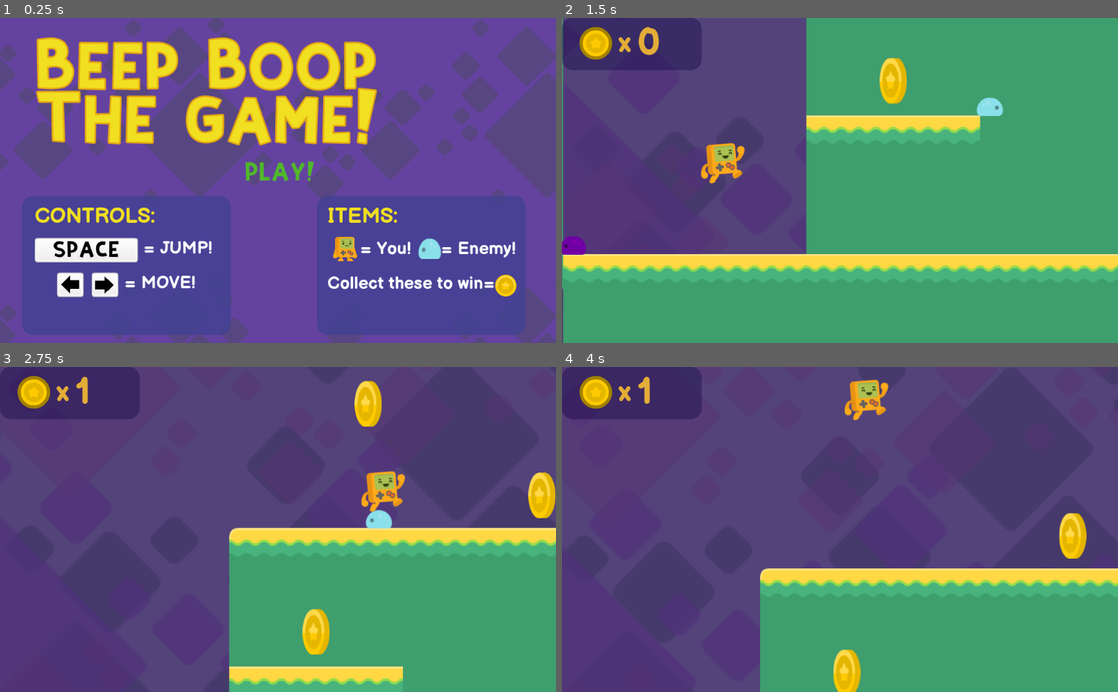
Above: before the commit, frames 1-4 (two rows, left to right).
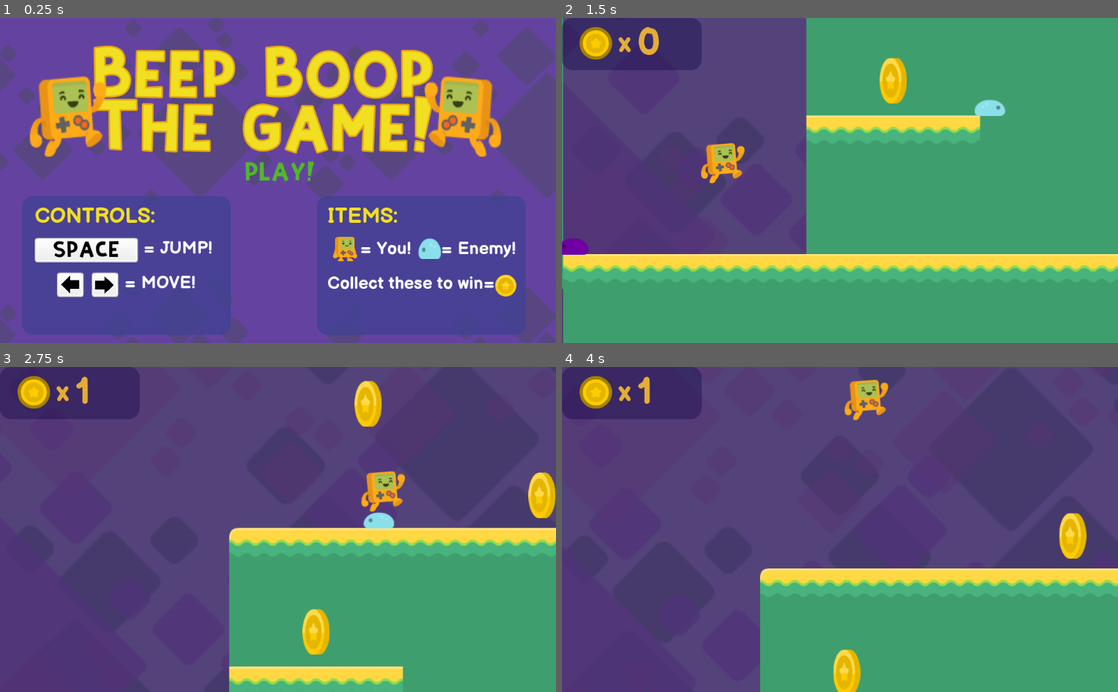
Above: after the commit, the same moments.

Repository: SusieValdez/Beep-Boop-The-Game
Game: Godot game, scene res://HUD/TitleMenu.tscn
Two runs of this game, one before a commit and one after it. Both use one fixed random seed, a clock stepped at 60 frames per second and the inputs below.
Inputs:
- Up to frame 1 (0.25 s): no input
- Up to frame 2 (1.5 s): click "PLAY!" at 0.5 s; hold Right (right) from 1.28 s (still down); tap Space (jump) at 1.35 s
- Up to frame 3 (2.75 s): keep holding Right (right); tap Space (jump) at 1.52, 1.82, 2.1, 2.27, 2.57 s
- Up to frame 4 (4 s): release Right (right) at 2.78 s; hold Left (left) 2.78-3.53 s; tap Space (jump) at 2.85, 3.6, 3.77 s; hold Right (right) from 3.53 s (still down)

The runs differ from the first frame. In frame 1, 19% of the frame differs, in the area x 5-91%, y 5-43%; in frame 2, 0.1%; in frame 3, less than 0.1%; in frame 4, nothing differs.

Commit message:
Add sound effects and background music

Diff:
--- a/HUD/GameOver.tscn
+++ b/HUD/GameOver.tscn
@@ -1,8 +1,9 @@
-[gd_scene load_steps=6 format=2]
+[gd_scene load_steps=7 format=2]
 
 [ext_resource path="res://fonts/BalsamiqSans-Bold.ttf" type="DynamicFontData" id=1]
 [ext_resource path="res://fonts/KiriFont.ttf" type="DynamicFontData" id=2]
 [ext_resource path="res://HUD/MainMenu.gd" type="Script" id=3]
+[ext_resource path="res://sound/Swinging Pants.ogg" type="AudioStream" id=4]
 
 [sub_resource type="DynamicFont" id=1]
 size = 120
@@ -53,4 +54,9 @@
 "_edit_use_anchors_": false
 }
 
+[node name="AudioStreamPlayer" type="AudioStreamPlayer" parent="."]
+stream = ExtResource( 4 )
+volume_db = -12.0
+autoplay = true
+
 [connection signal="pressed" from="MainMenuButton" to="MainMenuButton" method="_on_MainMenuButton_pressed"]
--- a/HUD/HUD.gd
+++ b/HUD/HUD.gd
@@ -8,6 +8,6 @@
 func _on_coin_collected():
 	coins = coins + 1
 	_ready()
-	if coins == 3:
+	if coins == 9:
 # warning-ignore:return_value_discarded
 		get_tree().change_scene("res://HUD/Winner.tscn")
--- a/HUD/TitleMenu.tscn
+++ b/HUD/TitleMenu.tscn
@@ -10,6 +10,8 @@
 [ext_resource path="res://HUD/grey_button13.png" type="Texture" id=8]
 [ext_resource path="res://background/set2_tiles.png" type="Texture" id=9]
 [ext_resource path="res://HUD/PlayButton.gd" type="Script" id=10]
+[ext_resource path="res://sound/Swinging Pants.ogg" type="AudioStream" id=11]
+[ext_resource path="res://player/platformChar_jump.png" type="Texture" id=12]
 
 [sub_resource type="DynamicFont" id=1]
 size = 95
@@ -67,10 +69,10 @@
 }
 
 [node name="Label" type="Label" parent="."]
-margin_left = 64.0
-margin_top = 49.0
-margin_right = 790.0
-margin_bottom = 254.0
+margin_left = 169.0
+margin_top = 64.0
+margin_right = 895.0
+margin_bottom = 269.0
 custom_fonts/font = SubResource( 1 )
 custom_colors/font_color = Color( 0.94902, 0.878431, 0.133333, 1 )
 text = "Beep Boop
@@ -263,4 +265,29 @@
 "_edit_use_anchors_": false
 }
 
+[node name="TitleScreenMusic" type="AudioStreamPlayer" parent="."]
+stream = ExtResource( 11 )
+volume_db = -12.0
+autoplay = true
+
+[node name="Jerry" type="TextureRect" parent="."]
+margin_left = 41.0
+margin_top = 64.0
+margin_right = 210.0
+margin_bottom = 256.0
+texture = ExtResource( 12 )
+expand = true
+__meta__ = {
+"_edit_use_anchors_": false
+}
+
+[node name="Jerry2" type="TextureRect" parent="."]
+margin_left = 768.0
+margin_top = 64.0
+margin_right = 937.0
+margin_bottom = 256.0
+texture = ExtResource( 12 )
+expand = true
+flip_h = true
+
 [connection signal="pressed" from="PlayButton" to="PlayButton" method="_on_PlayButton_pressed"]
--- a/HUD/Winner.tscn
+++ b/HUD/Winner.tscn
@@ -1,8 +1,9 @@
-[gd_scene load_steps=6 format=2]
+[gd_scene load_steps=7 format=2]
 
 [ext_resource path="res://fonts/BalsamiqSans-Bold.ttf" type="DynamicFontData" id=1]
 [ext_resource path="res://fonts/KiriFont.ttf" type="DynamicFontData" id=2]
 [ext_resource path="res://HUD/MainMenuButton.gd" type="Script" id=3]
+[ext_resource path="res://sound/Swinging Pants.ogg" type="AudioStream" id=4]
 
 [sub_resource type="DynamicFont" id=1]
 size = 170
@@ -47,4 +48,9 @@
 flat = true
 script = ExtResource( 3 )
 
+[node name="AudioStreamPlayer" type="AudioStreamPlayer" parent="."]
+stream = ExtResource( 4 )
+volume_db = -12.0
+autoplay = true
+
 [connection signal="pressed" from="MainMenuButton" to="MainMenuButton" method="_on_MainMenuButton_pressed"]
--- a/coin/Coin.gd
+++ b/coin/Coin.gd
@@ -9,6 +9,7 @@
 	animationPlayer.play("bounce")
 	emit_signal("coin_collected")
 	set_collision_mask_bit(0, false)
+	$SoundCoinCollect.play()
 
 func _on_AnimationPlayer_animation_finished(_anim_name):
 	queue_free()
--- a/coin/Coin.tscn
+++ b/coin/Coin.tscn
@@ -1,9 +1,10 @@
-[gd_scene load_steps=8 format=2]
+[gd_scene load_steps=9 format=2]
 
 [ext_resource path="res://coin/gold_2.png" type="Texture" id=1]
 [ext_resource path="res://coin/gold_3.png" type="Texture" id=2]
 [ext_resource path="res://coin/gold_1.png" type="Texture" id=3]
 [ext_resource path="res://coin/Coin.gd" type="Script" id=4]
+[ext_resource path="res://sound/powerUp2.ogg" type="AudioStream" id=5]
 
 [sub_resource type="CircleShape2D" id=1]
 radius = 47.1429
@@ -48,5 +49,9 @@
 [node name="AnimationPlayer" type="AnimationPlayer" parent="."]
 anims/bounce = SubResource( 3 )
 
+[node name="SoundCoinCollect" type="AudioStreamPlayer" parent="."]
+stream = ExtResource( 5 )
+volume_db = -8.0
+
 [connection signal="body_entered" from="." to="." method="_on_Coin_body_entered"]
 [connection signal="animation_finished" from="AnimationPlayer" to="." method="_on_AnimationPlayer_animation_finished"]
--- a/enemies/enemy.gd
+++ b/enemies/enemy.gd
@@ -41,6 +41,7 @@
 	$sides_checker.set_collision_mask_bit(0, false)
 	$Timer.start()
 	body.bounce()
+	$SoundSquash.play()
 
 
 func _on_sides_checker_body_entered(body):
--- a/enemies/enemy.tscn
+++ b/enemies/enemy.tscn
@@ -1,21 +1,22 @@
-[gd_scene load_steps=9 format=2]
+[gd_scene load_steps=10 format=2]
 
 [ext_resource path="res://enemies/slimeBlue_squashed.png" type="Texture" id=1]
 [ext_resource path="res://enemies/slimeBlue.png" type="Texture" id=2]
 [ext_resource path="res://enemies/slimeBlue_blue.png" type="Texture" id=3]
 [ext_resource path="res://enemies/enemy.gd" type="Script" id=4]
+[ext_resource path="res://sound/pepSound2.ogg" type="AudioStream" id=5]
 
 [sub_resource type="SpriteFrames" id=1]
 animations = [ {
+"frames": [ ExtResource( 2 ), ExtResource( 3 ) ],
+"loop": true,
+"name": "crawl",
+"speed": 3.0
+}, {
 "frames": [ ExtResource( 1 ) ],
 "loop": true,
 "name": "squashed",
 "speed": 5.0
-}, {
-"frames": [ ExtResource( 2 ), ExtResource( 3 ) ],
-"loop": true,
-"name": "crawl",
-"speed": 3.0
 } ]
 
 [sub_resource type="RectangleShape2D" id=2]
@@ -35,6 +36,7 @@
 [node name="AnimatedSprite" type="AnimatedSprite" parent="."]
 frames = SubResource( 1 )
 animation = "crawl"
+frame = 1
 playing = true
 
 [node name="CollisionShape2D" type="CollisionShape2D" parent="."]
@@ -66,6 +68,10 @@
 wait_time = 0.5
 one_shot = true
 
+[node name="SoundSquash" type="AudioStreamPlayer" parent="."]
+stream = ExtResource( 5 )
+volume_db = -2.0
+
 [connection signal="body_entered" from="top_checker" to="." method="_on_top_checker_body_entered"]
 [connection signal="body_entered" from="sides_checker" to="." method="_on_sides_checker_body_entered"]
 [connection signal="timeout" from="Timer" to="." method="_on_Timer_timeout"]
--- a/level1.tscn
+++ b/level1.tscn
@@ -10,6 +10,7 @@
 [ext_resource path="res://fonts/BalsamiqSans-Bold.ttf" type="DynamicFontData" id=8]
 [ext_resource path="res://HUD/HUD.gd" type="Script" id=9]
 [ext_resource path="res://enemies/enemy.tscn" type="PackedScene" id=10]
+[ext_resource path="res://sound/Retro Beat.ogg" type="AudioStream" id=11]
 
 [sub_resource type="RectangleShape2D" id=1]
 extents = Vector2( 160, 32 )
@@ -234,6 +235,12 @@
 drag_margin_right = 0.3
 editor_draw_limits = true
 
+[node name="MusicLevel" type="AudioStreamPlayer" parent="."]
+stream = ExtResource( 11 )
+volume_db = -12.0
+pitch_scale = 1.2
+autoplay = true
+
 [connection signal="coin_collected" from="coins/Coin1" to="HUD" method="_on_coin_collected"]
 [connection signal="coin_collected" from="coins/Coin2" to="HUD" method="_on_coin_collected"]
 [connection signal="coin_collected" from="coins/Coin3" to="HUD" method="_on_coin_collected"]
--- a/player/Jerry.gd
+++ b/player/Jerry.gd
@@ -28,6 +28,7 @@
 
 	if Input.is_action_just_pressed("jump") and is_on_floor():
 		velocity.y = JUMPFORCE
+		$SoundJump.play()
 
 	velocity = move_and_slide(velocity, Vector2.UP)
 	velocity.x = lerp(velocity.x, 0, 0.2)
--- a/player/Jerry.tscn
+++ b/player/Jerry.tscn
@@ -1,7 +1,8 @@
-[gd_scene load_steps=4 format=2]
+[gd_scene load_steps=5 format=2]
 
 [ext_resource path="res://player/Jerry.tres" type="SpriteFrames" id=1]
 [ext_resource path="res://player/Jerry.gd" type="Script" id=2]
+[ext_resource path="res://sound/jump1.ogg" type="AudioStream" id=3]
 
 [sub_resource type="CapsuleShape2D" id=1]
 radius = 26.0047
@@ -25,4 +26,9 @@
 [node name="Timer" type="Timer" parent="."]
 one_shot = true
 
+[node name="SoundJump" type="AudioStreamPlayer" parent="."]
+stream = ExtResource( 3 )
+volume_db = -20.0
+pitch_scale = 1.2
+
 [connection signal="timeout" from="Timer" to="." method="_on_Timer_timeout"]
Not shown: 1 places in HUD/TitleMenu.tscn that only renumber resources
Not shown: 1 places in level1.tscn that only renumber resources
Not shown, added: sound/Retro Beat.ogg.import
Not shown, added: sound/Swinging Pants.ogg.import
Not shown, added: sound/confirmation_001.ogg.import
Not shown, added: sound/confirmation_002.ogg.import
Not shown, added: sound/error_007.ogg.import
Not shown, added: sound/jingles_PIZZA07.ogg.import
Not shown, added: sound/jump1.ogg.import
Not shown, added: sound/minimize_001.ogg.import
Not shown, added: sound/pepSound2.ogg.import
Not shown, added: sound/pepSound4.ogg.import
(and 20 more such lines)
